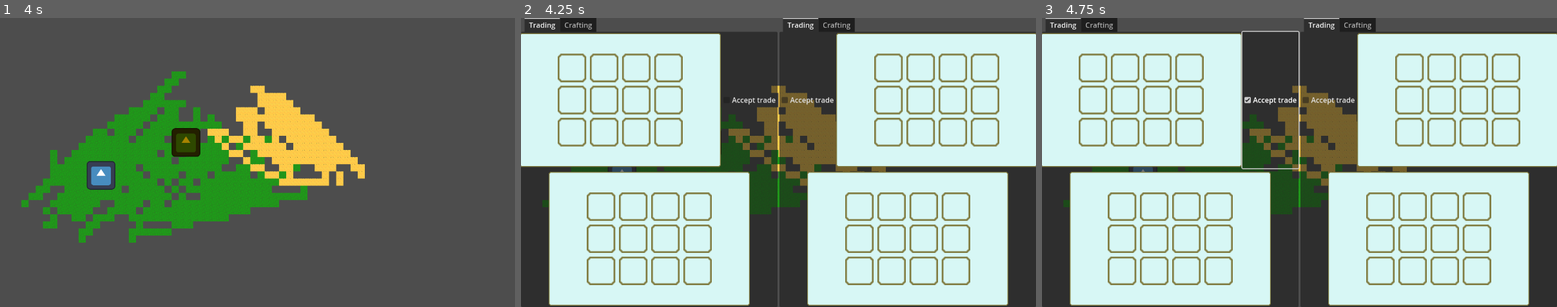
Above: before the commit, frames 1-3 (left to right).
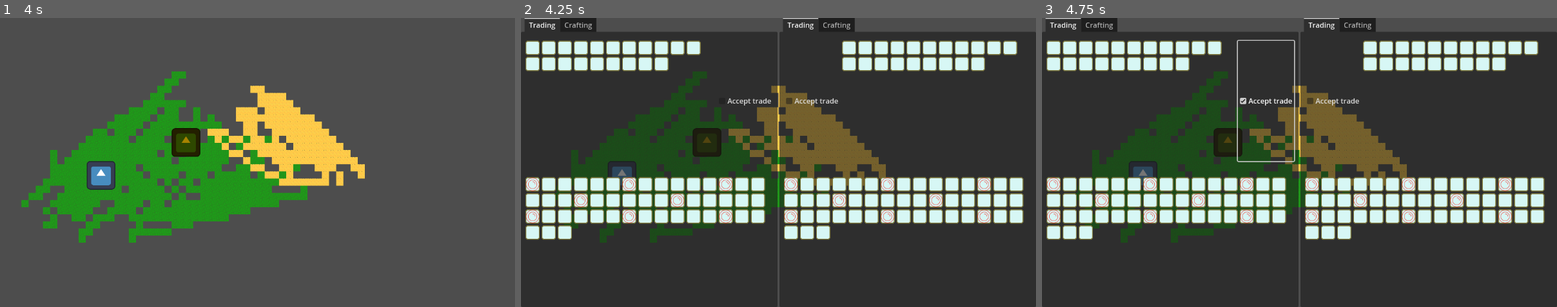
Above: after the commit, the same moments.

Repository: andrius-zidonis/gamejam2024
Game: Godot game, scene res://scenes/game/game.tscn
Same seed, same stepped clock (60 frames per second), same inputs: the game is played once before the commit and once after it. The engine's default icon, where the game draws it, is replaced by a stand-in: a white triangle on a blue panel in a dark square.
Inputs:
- Up to frame 1 (4 s): tap Enter at 0.5, 2, 3.5 s; tap Space at 1.25, 2.75 s
- Up to frame 2 (4.25 s): tap I (Inventory) at 4.15 s
- Up to frame 3 (4.75 s): click "Accept trade" at 4.25 s

Frame 1 is identical in both runs. In frame 2, 64% of the frame differs, in the area x 0-100%, y 5-100%; in frame 3, 65%, in the area x 0-100%, y 4-100%.

Commit message:
feat: update inventory UI to render items from player inventory

Diff:
--- a/prefabs/entities/players/godot.gd
+++ b/prefabs/entities/players/godot.gd
@@ -7,6 +7,16 @@
 @export var inventory: Inventory
 @export var tradingInventory: Inventory
 
+var emptyItem = preload("res://ui/inventory/slots/empty_slot.tres")
+var sampleItem = preload("res://ui/inventory/items/sample_item.tres")
+
+func _ready():
+	for i in range(0, 20):
+		if i % 5 == 0:
+			inventory.items.append(sampleItem)
+		inventory.items.append(emptyItem)
+		tradingInventory.items.append(emptyItem)
+
 func get_input():
 	var input_direction = Input.get_vector("%s_left" % player, "%s_right" % player, "%s_up" % player, "%s_down" % player)
 	velocity = input_direction * speed
--- a/ui/crafting_trading.tscn
+++ b/ui/crafting_trading.tscn
@@ -1,7 +1,7 @@
 [gd_scene load_steps=3 format=3 uid="uid://rphaqkdbo288"]
 
 [ext_resource type="Script" path="res://ui/crafting_trading.gd" id="1_k4tec"]
-[ext_resource type="PackedScene" uid="uid://bagkfjh4t10ts" path="res://ui/inventory/inventory_UI.tscn" id="2_vha7n"]
+[ext_resource type="PackedScene" uid="uid://bagkfjh4t10ts" path="res://ui/inventory/inventory_ui.tscn" id="2_q86qg"]
 
 [node name="Crafting_Trading" type="Control"]
 layout_mode = 3
@@ -31,9 +31,13 @@
 
 [node name="VBoxContainer" type="VBoxContainer" parent="HBoxContainer/TabContainer/Trading"]
 layout_mode = 1
-anchors_preset = 15
+anchors_preset = -1
 anchor_right = 1.0
 anchor_bottom = 1.0
+offset_left = 10.0
+offset_top = 20.0
+offset_right = -10.0
+offset_bottom = -20.0
 grow_horizontal = 2
 grow_vertical = 2
 
@@ -41,7 +45,7 @@
 layout_mode = 2
 size_flags_vertical = 3
 
-[node name="Inventory_player1_trading" parent="HBoxContainer/TabContainer/Trading/VBoxContainer/BoxContainer" instance=ExtResource("2_vha7n")]
+[node name="Inventory_player1_trading" parent="HBoxContainer/TabContainer/Trading/VBoxContainer/BoxContainer" instance=ExtResource("2_q86qg")]
 layout_mode = 2
 size_flags_horizontal = 3
 size_flags_vertical = 3
@@ -53,11 +57,16 @@
 layout_mode = 2
 text = "Accept trade"
 
+[node name="BoxContainer3" type="BoxContainer" parent="HBoxContainer/TabContainer/Trading/VBoxContainer"]
+layout_mode = 2
+size_flags_vertical = 3
+size_flags_stretch_ratio = 0.1
+
 [node name="BoxContainer2" type="BoxContainer" parent="HBoxContainer/TabContainer/Trading/VBoxContainer"]
 layout_mode = 2
 size_flags_vertical = 3
 
-[node name="Inventory_player1" parent="HBoxContainer/TabContainer/Trading/VBoxContainer/BoxContainer2" instance=ExtResource("2_vha7n")]
+[node name="Inventory_player1" parent="HBoxContainer/TabContainer/Trading/VBoxContainer/BoxContainer2" instance=ExtResource("2_q86qg")]
 layout_mode = 2
 size_flags_horizontal = 3
 
@@ -74,9 +83,13 @@
 
 [node name="VBoxContainer" type="VBoxContainer" parent="HBoxContainer/TabContainer2/Trading"]
 layout_mode = 1
-anchors_preset = 15
+anchors_preset = -1
 anchor_right = 1.0
 anchor_bottom = 1.0
+offset_left = 10.0
+offset_top = 20.0
+offset_right = -10.0
+offset_bottom = -20.0
 grow_horizontal = 2
 grow_vertical = 2
 
@@ -91,16 +104,21 @@
 layout_mode = 2
 text = "Accept trade"
 
-[node name="Inventory_player2_trading" parent="HBoxContainer/TabContainer2/Trading/VBoxContainer/BoxContainer" instance=ExtResource("2_vha7n")]
+[node name="Inventory_player2_trading" parent="HBoxContainer/TabContainer2/Trading/VBoxContainer/BoxContainer" instance=ExtResource("2_q86qg")]
 layout_mode = 2
 size_flags_horizontal = 3
 size_flags_vertical = 3
+
+[node name="BoxContainer3" type="BoxContainer" parent="HBoxContainer/TabContainer2/Trading/VBoxContainer"]
+layout_mode = 2
+size_flags_vertical = 3
+size_flags_stretch_ratio = 0.1
 
 [node name="BoxContainer2" type="BoxContainer" parent="HBoxContainer/TabContainer2/Trading/VBoxContainer"]
 layout_mode = 2
 size_flags_vertical = 3
 
-[node name="Inventory_player2" parent="HBoxContainer/TabContainer2/Trading/VBoxContainer/BoxContainer2" instance=ExtResource("2_vha7n")]
+[node name="Inventory_player2" parent="HBoxContainer/TabContainer2/Trading/VBoxContainer/BoxContainer2" instance=ExtResource("2_q86qg")]
 layout_mode = 2
 size_flags_horizontal = 3
 size_flags_vertical = 3
--- a/ui/inventory/inventory_UI.gd
+++ b/ui/inventory/inventory_UI.gd
@@ -1,14 +1,15 @@
 extends Control
-
-@onready var slots: Array = $NinePatchRect/GridContainer.get_children()
-@export var player: Player
 
 enum InventoryTypes {
 	PLAYER_INVENTORY,
 	TRADING_INVENTORY
 }
 
+@export var player: Player
 @export var type: InventoryTypes
+
+@onready var item_grid = $ScrollContainer/HFlowContainer
+var Slot = preload("res://ui/inventory/inventory_ui_slot.tscn")
 
 var inventory: Inventory
 
@@ -19,8 +20,13 @@
 		InventoryTypes.TRADING_INVENTORY:
 			inventory = player.tradingInventory
 
-	update_slots()
+	populate_item_grid()
 
-func update_slots():
-	for i in range(min(inventory.items.size(), slots.size())):
-		slots[i].update(inventory.items[i])
+func populate_item_grid() -> void:
+	for child in item_grid.get_children():
+		child.queue_free()
+
+	for item in inventory.items:
+		var slot = Slot.instantiate()
+		slot.update_visual(item.texture)
+		item_grid.add_child(slot)
--- a/ui/inventory/inventory_UI.tscn
+++ b/ui/inventory/inventory_UI.tscn
@@ -1,88 +1,28 @@
-[gd_scene load_steps=4 format=3 uid="uid://bagkfjh4t10ts"]
+[gd_scene load_steps=3 format=3 uid="uid://bagkfjh4t10ts"]
 
-[ext_resource type="Script" path="res://ui/inventory/inventory_UI.gd" id="1_m4b2p"]
-[ext_resource type="Texture2D" uid="uid://dxkvw2vvy4f2v" path="res://ui/inventory/inventory-frame-32x32.png" id="2_tr0hd"]
-[ext_resource type="PackedScene" uid="uid://4dix6wx1hcmj" path="res://ui/inventory/inventory_ui_slot.tscn" id="3_g8o2u"]
+[ext_resource type="Script" path="res://ui/inventory/inventory_ui.gd" id="1_5v1sb"]
+[ext_resource type="PackedScene" uid="uid://4dix6wx1hcmj" path="res://ui/inventory/inventory_ui_slot.tscn" id="2_6kww3"]
 
-[node name="Inv_UI" type="Control"]
+[node name="Inventory_UI" type="Control"]
 layout_mode = 3
 anchors_preset = 15
 anchor_right = 1.0
 anchor_bottom = 1.0
 grow_horizontal = 2
 grow_vertical = 2
-script = ExtResource("1_m4b2p")
+script = ExtResource("1_5v1sb")
 
-[node name="NinePatchRect" type="NinePatchRect" parent="."]
-custom_minimum_size = Vector2(450, 300)
+[node name="ScrollContainer" type="ScrollContainer" parent="."]
 layout_mode = 1
-anchors_preset = 8
-anchor_left = 0.5
-anchor_top = 0.5
-anchor_right = 0.5
-anchor_bottom = 0.5
-offset_left = -6.0
-offset_top = -6.0
-offset_right = 6.0
-offset_bottom = 6.0
+anchors_preset = -1
+anchor_right = 1.0
+anchor_bottom = 1.0
 grow_horizontal = 2
 grow_vertical = 2
-texture = ExtResource("2_tr0hd")
-region_rect = Rect2(2.08165e-12, 2.08165e-12, 32, 32)
-patch_margin_left = 6
-patch_margin_top = 6
-patch_margin_right = 6
-patch_margin_bottom = 6
 
-[node name="GridContainer" type="GridContainer" parent="NinePatchRect"]
-layout_mode = 1
-anchors_preset = 8
-anchor_left = 0.5
-anchor_top = 0.5
-anchor_right = 0.5
-anchor_bottom = 0.5
-offset_left = -70.0
-offset_top = -52.0
-offset_right = 70.0
-offset_bottom = 52.0
-grow_horizontal = 2
-grow_vertical = 2
-scale = Vector2(2, 2)
-pivot_offset = Vector2(70, 52)
-columns = 4
+[node name="HFlowContainer" type="HFlowContainer" parent="ScrollContainer"]
+layout_mode = 2
+size_flags_horizontal = 3
 
-[node name="Inv_UI_slot" parent="NinePatchRect/GridContainer" instance=ExtResource("3_g8o2u")]
+[node name="Inv_UI_slot" parent="ScrollContainer/HFlowContainer" instance=ExtResource("2_6kww3")]
 layout_mode = 2
-
-[node name="Inv_UI_slot2" parent="NinePatchRect/GridContainer" instance=ExtResource("3_g8o2u")]
-layout_mode = 2
-
-[node name="Inv_UI_slot3" parent="NinePatchRect/GridContainer" instance=ExtResource("3_g8o2u")]
-layout_mode = 2
-
-[node name="Inv_UI_slot4" parent="NinePatchRect/GridContainer" instance=ExtResource("3_g8o2u")]
-layout_mode = 2
-
-[node name="Inv_UI_slot5" parent="NinePatchRect/GridContainer" instance=ExtResource("3_g8o2u")]
-layout_mode = 2
-
-[node name="Inv_UI_slot6" parent="NinePatchRect/GridContainer" instance=ExtResource("3_g8o2u")]
-layout_mode = 2
-
-[node name="Inv_UI_slot7" parent="NinePatchRect/GridContainer" instance=ExtResource("3_g8o2u")]
-layout_mode = 2
-
-[node name="Inv_UI_slot8" parent="NinePatchRect/GridContainer" instance=ExtResource("3_g8o2u")]
-layout_mode = 2
-
-[node name="Inv_UI_slot9" parent="NinePatchRect/GridContainer" instance=ExtResource("3_g8o2u")]
-layout_mode = 2
-
-[node name="Inv_UI_slot10" parent="NinePatchRect/GridContainer" instance=ExtResource("3_g8o2u")]
-layout_mode = 2
-
-[node name="Inv_UI_slot11" parent="NinePatchRect/GridContainer" instance=ExtResource("3_g8o2u")]
-layout_mode = 2
-
-[node name="Inv_UI_slot12" parent="NinePatchRect/GridContainer" instance=ExtResource("3_g8o2u")]
-layout_mode = 2
--- a/ui/inventory/inventory_item.gd
+++ b/ui/inventory/inventory_item.gd
@@ -1,3 +1,4 @@
+@tool
 extends Resource
 
 class_name InventoryItem
--- a/ui/inventory/inventory_ui_slot.gd
+++ b/ui/inventory/inventory_ui_slot.gd
@@ -1,10 +1,12 @@
 extends Control
 
-@onready var item_visuals: Sprite2D = $CenterContainer/Panel/ItemDisplay
+class_name InventorySlot
 
-func update(item: InventoryItem):
-	if !item:
+@export var item_visuals: Sprite2D
+
+func update_visual(texture: Texture2D):
+	if !texture:
 		item_visuals.visible = false
 	else:
 		item_visuals.visible = true
-		item_visuals.texture = item.texture
+		item_visuals.texture = texture
--- a/ui/inventory/inventory_ui_slot.tscn
+++ b/ui/inventory/inventory_ui_slot.tscn
@@ -3,7 +3,7 @@
 [ext_resource type="Script" path="res://ui/inventory/inventory_ui_slot.gd" id="1_eycef"]
 [ext_resource type="Texture2D" uid="uid://dxkvw2vvy4f2v" path="res://ui/inventory/inventory-frame-32x32.png" id="2_1g7xw"]
 
-[node name="Inv_UI_slot" type="Control"]
+[node name="Inv_UI_slot" type="Control" node_paths=PackedStringArray("item_visuals")]
 self_modulate = Color(1, 1, 1, 0)
 custom_minimum_size = Vector2(32, 32)
 layout_mode = 3
@@ -15,6 +15,7 @@
 grow_horizontal = 2
 grow_vertical = 2
 script = ExtResource("1_eycef")
+item_visuals = NodePath("CenterContainer/Panel/ItemDisplay")
 
 [node name="Sprite2D" type="Sprite2D" parent="."]
 texture = ExtResource("2_1g7xw")
--- /dev/null
+++ b/ui/inventory/slots/empty_slot.tres
@@ -0,0 +1,9 @@
+[gd_resource type="Resource" script_class="InventoryItem" load_steps=3 format=3 uid="uid://e06qc2y30he3"]
+
+[ext_resource type="Script" path="res://ui/inventory/inventory_item.gd" id="1_rwvnr"]
+[ext_resource type="Texture2D" uid="uid://dxkvw2vvy4f2v" path="res://ui/inventory/inventory-frame-32x32.png" id="2_044u7"]
+
+[resource]
+script = ExtResource("1_rwvnr")
+name = ""
+texture = ExtResource("2_044u7")
Not shown: 2 places in scenes/game/game.tscn that only renumber resources
Renamed: ui/inventory/items/sampleItem.tres -> ui/inventory/items/sample_item.tres
